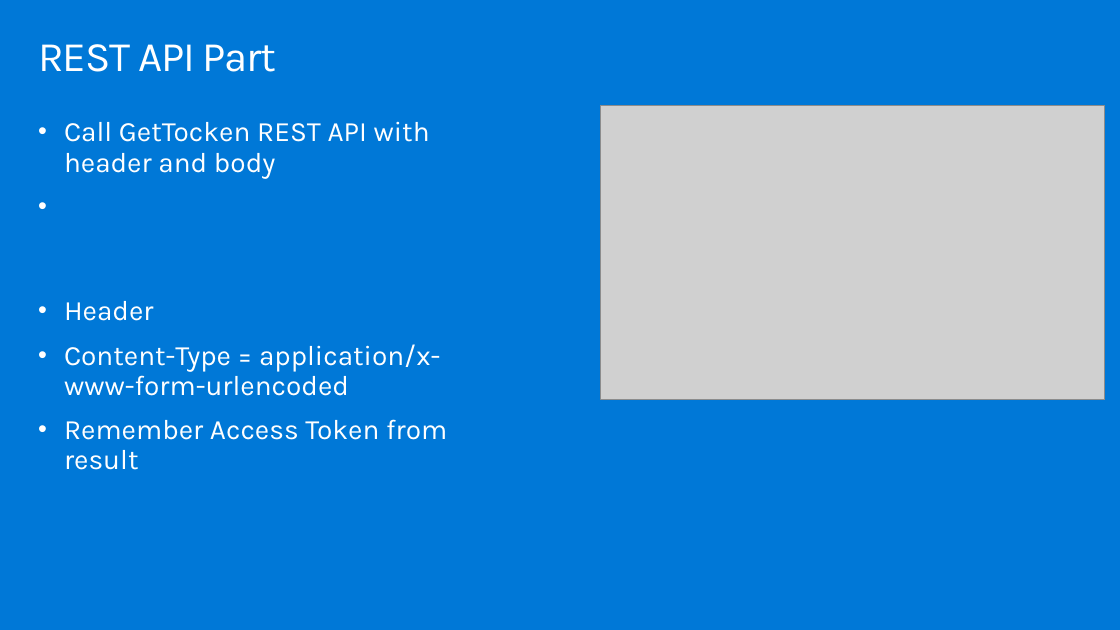
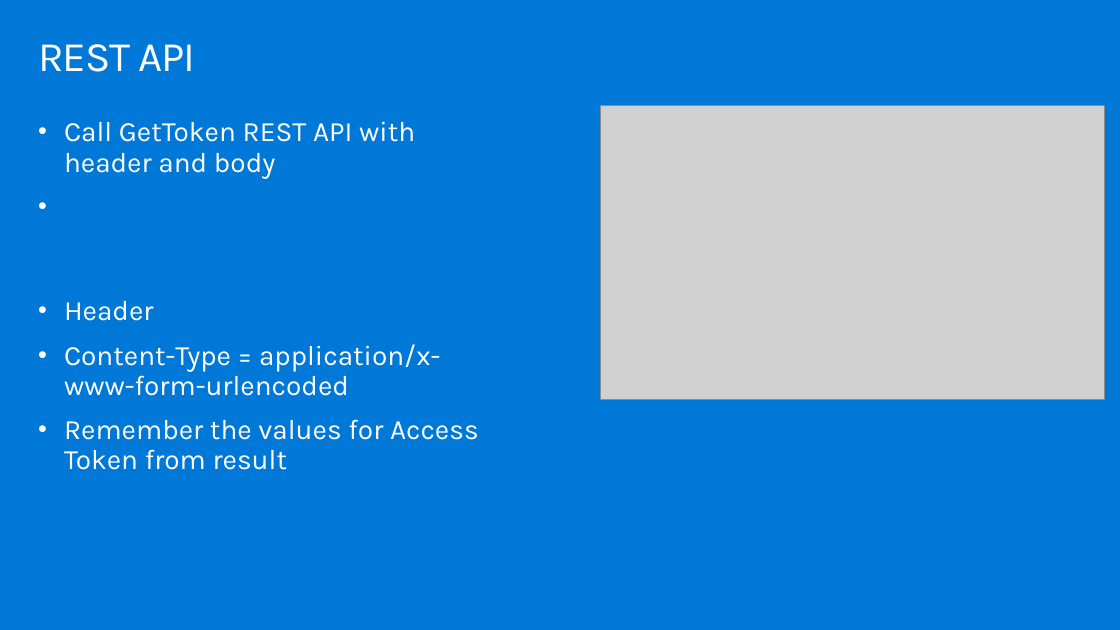
Before and after one commit to hnc198/AzurePowerBI, a slide deck: slide 11 of Hands-on Modules/Embedding/9. Embedding Module.pptx. Drawn at 1120x630 pixels with LibreOffice and Linux fonts; fonts in the diff are those of the drawing; grey boxes stand for pictures. Boxes give left, top, right and bottom in pixels: in the first picture for what was removed or moved away, otherwise in the second. Text is boxed around its words. In the diff, an @@ line names an element or a change of style, - is before the commit and + after.

```diff
--- a/Hands-on Modules/Embedding/9. Embedding Module.pptx
+++ b/Hands-on Modules/Embedding/9. Embedding Module.pptx
@@ title at <box>38,44,195,72</box>: text changed @@
-REST API Part
+REST API
@@ text at <box>64,121,415,178</box>: text changed @@
-• Call GetTocken REST API with header and body
+• Call GetToken REST API with header and body
@@ text at <box>64,419,479,470</box>: text changed @@
-• Remember Access Token from result
+• Remember the values for Access Token from result
```
Also in this commit, not shown: 7 other slides changed, 3 other files.
